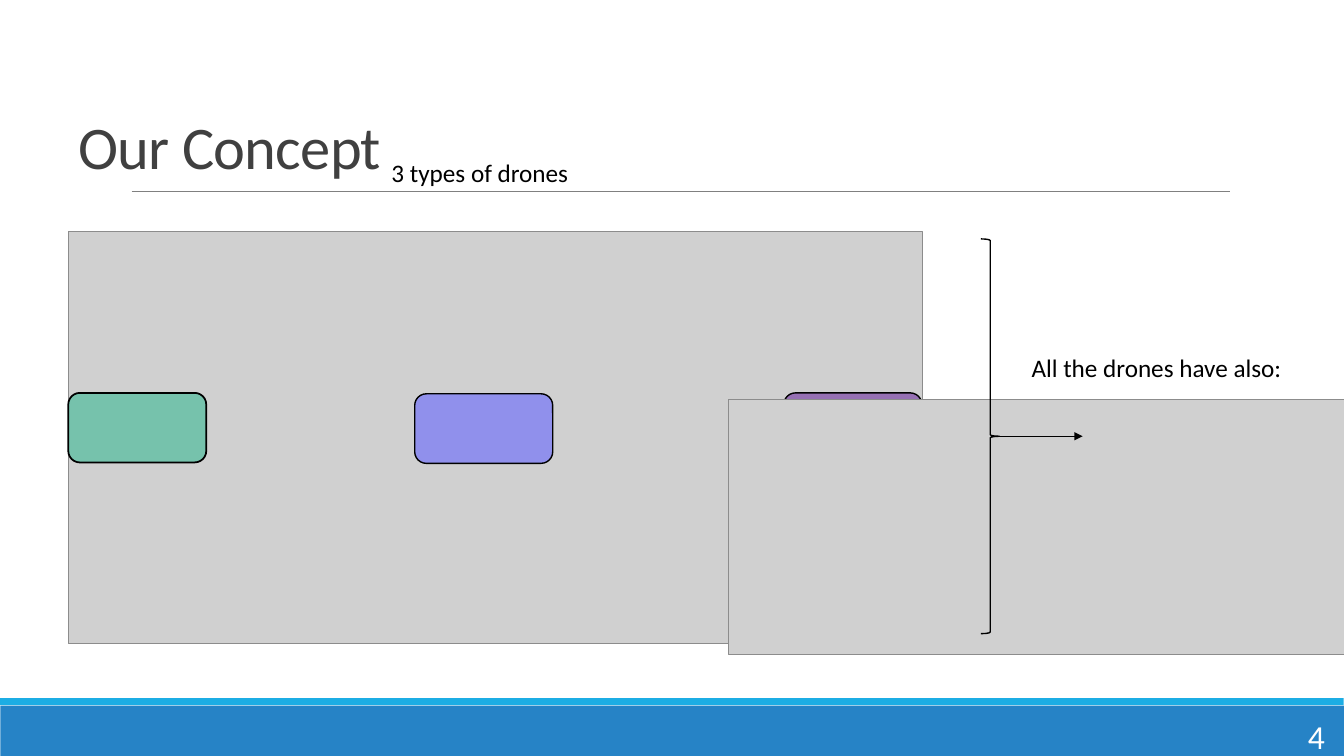
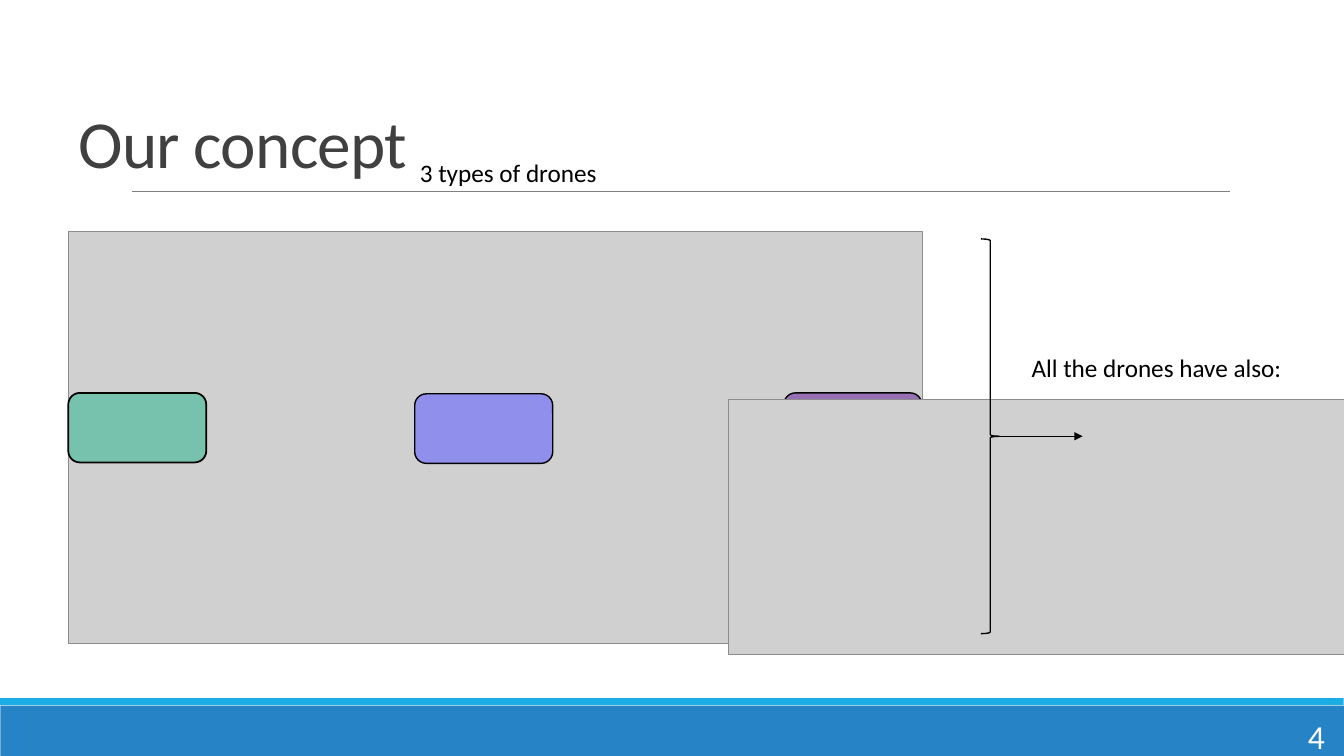
Before and after one commit to Jacquelinehhy/Group-1-, a slide deck: slide 4 of soutenance.pptx. Drawn at 1344x756 pixels with LibreOffice and Linux fonts; fonts in the diff are those of the drawing; grey boxes stand for pictures. Boxes give left, top, right and bottom in pixels: in the first picture for what was removed or moved away, otherwise in the second. Text is boxed around its words. In the diff, an @@ line names an element or a change of style, - is before the commit and + after.

```diff
--- a/soutenance.pptx
+++ b/soutenance.pptx
@@ title at bbox=[78, 124, 408, 179]: text changed; size 43.2 to 48 pt @@
-Our Concept
+Our concept
@@ text "3 types of drones": place and size @@
-text "3 types of drones" at bbox=[391, 164, 568, 186]
+text "3 types of drones" at bbox=[420, 164, 596, 186]
```
Also in this commit, not shown: 1 other slide changed.
